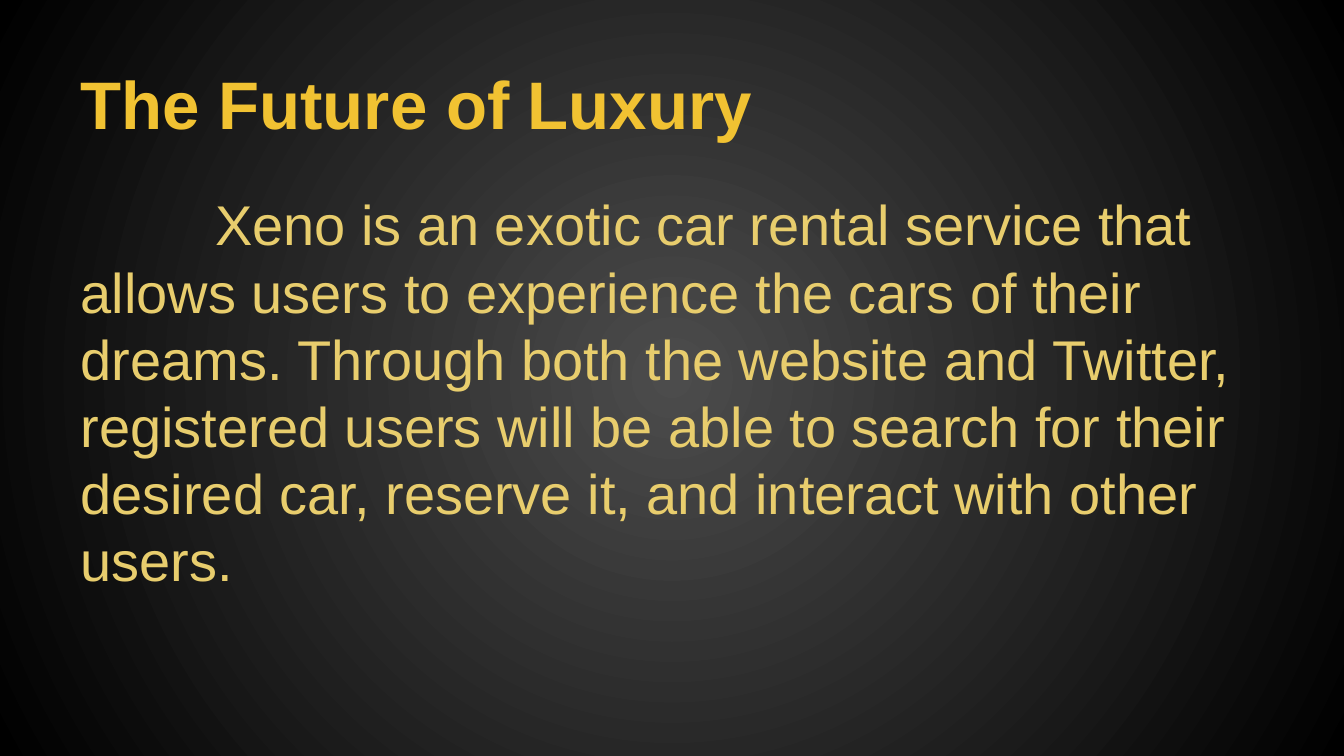
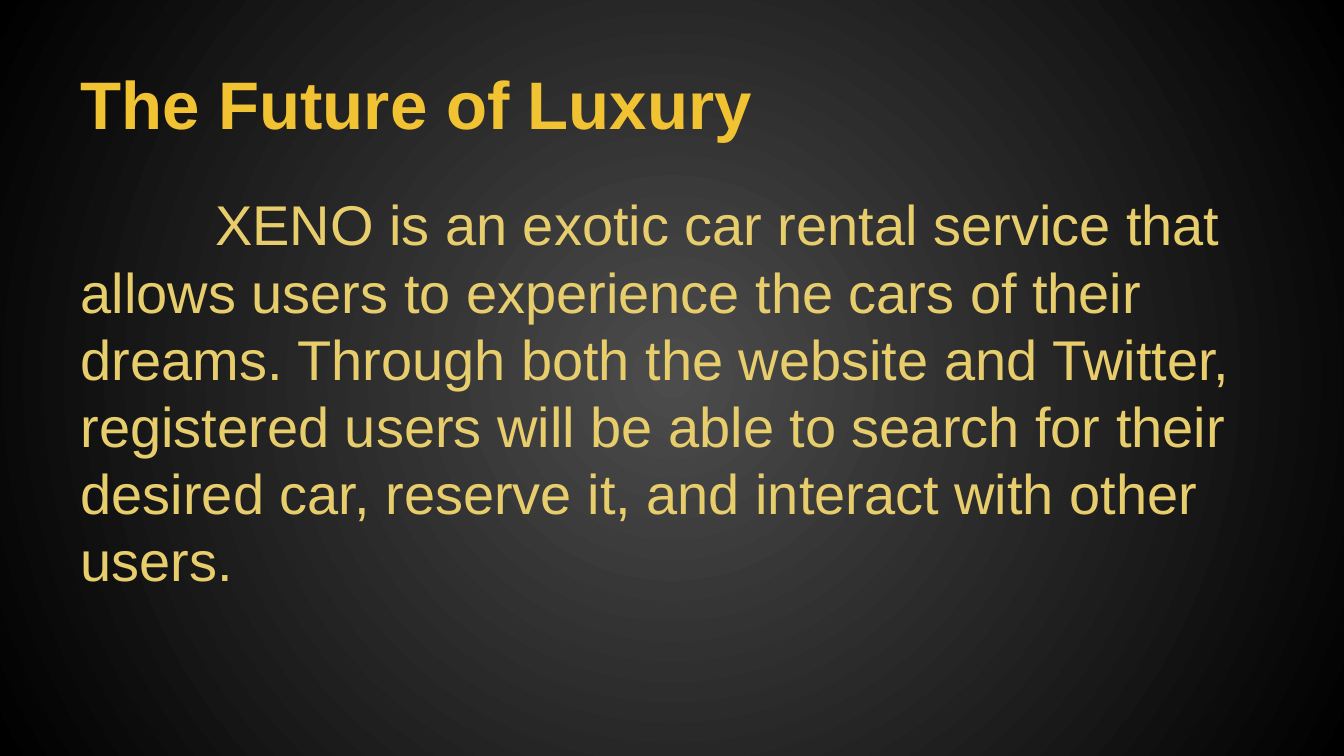
Before and after one commit to edlafem1/xeno, a slide deck: slide 3 of Spiral1Presentation.pptx (slide 2 before the commit). Drawn at 1344x756 pixels with LibreOffice and Linux fonts; fonts in the diff are those of the drawing. Boxes give left, top, right and bottom in pixels: in the first picture for what was removed or moved away, otherwise in the second. Text is boxed around its words. In the diff, an @@ line names an element or a change of style, - is before the commit and + after.

Commit message:
Updated slides

```diff
--- a/Spiral1Presentation.pptx
+++ b/Spiral1Presentation.pptx
@@ text at (81, 204, 1229, 582): text changed @@
-Xeno is an exotic car rental service that allows users to experience the cars of their dreams. Through both the website and Twitter, registered users will be able to search for their desired car, reserve it, and interact with other users.
+XENO is an exotic car rental service that allows users to experience the cars of their dreams. Through both the website and Twitter, registered users will be able to search for their desired car, reserve it, and interact with other users.
```
Also in this commit, not shown: 3 other slides changed, 1 slide added.
